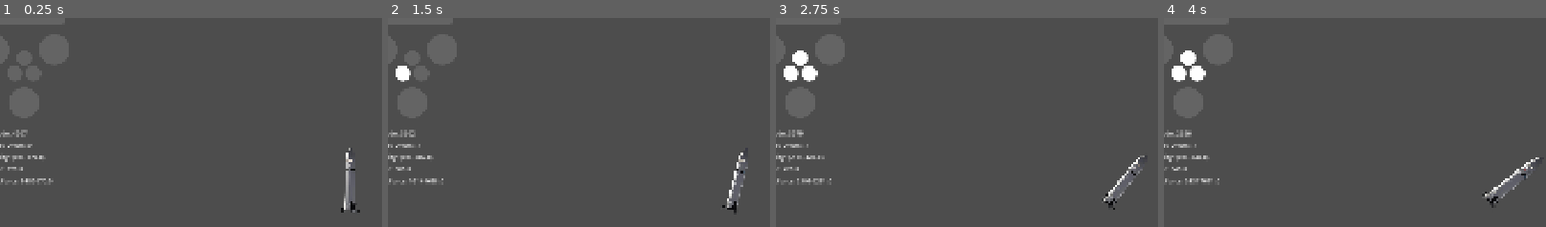
Above: before the commit, frames 1-4 (left to right).
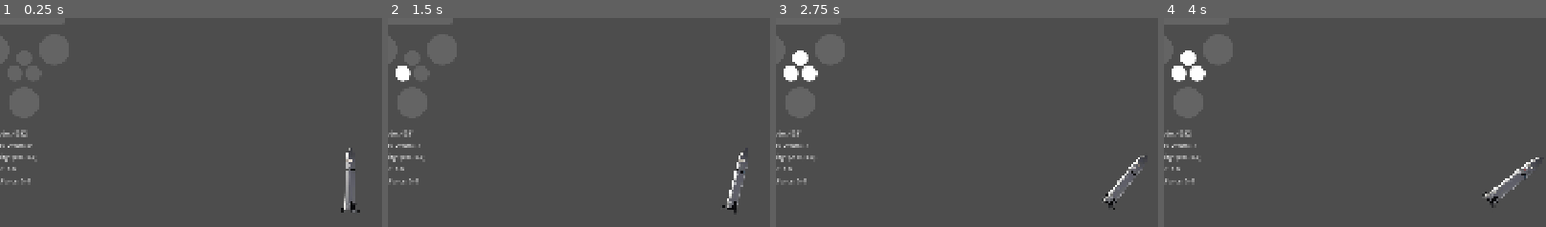
Above: after the commit, the same moments.

Repository: cyb3rgeorge/subnorminal
Game: Godot game, scene res://physics.tscn
Same seed, same stepped clock (60 frames per second), same inputs: the game is played once before the commit and once after it. The engine's default icon, where the game draws it, is replaced by a stand-in: a white triangle on a blue panel in a dark square.
Inputs (mouse positions are % of the whole screen's width and height, from its top left):
- Up to frame 1 (0.25 s): no input
- Up to frame 2 (1.5 s): tap Enter at 0.5 s; move the mouse to (72, 44) at 0.52 s; hold Right (rotateRight) 0.53-1.25 s; hold 1 (1Engine) 0.53-1.25 s; click (72, 44) at 0.67 s; drag from (30, 54) to (45, 69) at 1.27 s
- Up to frame 3 (2.75 s): move the mouse to (60, 26) at 2.02 s; hold Right (rotateRight) from 2.03 s (still down); hold 3 (3Engines) from 2.03 s (still down)
- Up to frame 4 (4 s): release Right (rotateRight) at 2.75 s; release 3 (3Engines) at 2.75 s; drag from (45, 69) to (20, 33) at 2.77 s; move the mouse to (80, 64) at 3.52 s; hold Left (rotateLeft) from 3.53 s (still down); hold = (zoomIn) from 3.53 s (still down)
The pictures show only the part of the screen within x 4-54%, y 10-60%; the shares and areas given below are measured in that part.

The runs differ from the first frame. In frame 1, 0.2% of the frame differs, in the area x 2-14%, y 54-80%; in frame 2, 0.3%; in frame 3, 0.3%, in the area x 2-15%, y 53-80%; in frame 4, 0.3%.

Commit message:
Failure Modes
This reverts commit b6282269585f2f97416f9180171846c12a55f57d.

Diff:
--- /dev/null
+++ b/failure.tscn
@@ -0,0 +1,3 @@
+[gd_scene format=3 uid="uid://b7aol8r6p7oef"]
+
+[node name="failure" type="Node2D" unique_id=1469942541]
--- a/physics.tscn
+++ b/physics.tscn
@@ -52,6 +52,7 @@
 [node name="Starship" type="RigidBody2D" parent="." unique_id=1724685367]
 position = Vector2(960, -3068)
 rotation = 1.176179
+gravity_scale = 0.0
 inertia = 1000.0
 can_sleep = false
 freeze_mode = 1
@@ -187,5 +188,9 @@
 [node name="EndTimer" type="Timer" parent="." unique_id=86791372]
 wait_time = 2.0
 
+[node name="FailureStartTimer" type="Timer" parent="." unique_id=1928394822]
+
+[node name="FailureTimer" type="Timer" parent="." unique_id=2068234445]
+
 [connection signal="body_entered" from="Land" to="Starship" method="_on_area_2d_body_entered"]
 [connection signal="timeout" from="EndTimer" to="Starship" method="_on_end_timer_timeout"]
--- a/starship.gd
+++ b/starship.gd
@@ -23,11 +23,65 @@
 var thrust = Vector2.ZERO
 var rotationalDirection = 0
 
-# Telemetry (Velocity and Speed)
+# Telemetry (Velocity and Speed) & Failure Modes
 var previous_position: Vector2
+
+var rng = RandomNumberGenerator.new()
+
 func _ready() -> void:
 	mass = dryMass
 	previous_position = global_position
+
+	$"../FailureStartTimer".start()
+
+func _on_failure_start_timer_timeout() -> void:
+	$"../FailureTimer".start()
+
+func _on_failure_timer_timeout() -> void:
+	var failureNumber = rng.randf_range(0.0, 42.0)
+	print(failureNumber)
+	if Global.failures < 3:
+		if failureNumber > 21.0:
+			Global.failures = Global.failures + 1
+			get_tree().change_scene_to_file("res://failure.tscn")
+		else:
+			$"../FailureTimer".start()
+	if Global.failures > 3 and Global.failures < 5:
+		if failureNumber > 24.0:
+			Global.failures = Global.failures + 1
+			get_tree().change_scene_to_file("res://failure.tscn")
+		else:
+			$"../FailureTimer".start()
+	if Global.failures > 5 and Global.failures < 8:
+		if failureNumber > 27.0:
+			Global.failures = Global.failures + 1
+			get_tree().change_scene_to_file("res://failure.tscn")
+		else:
+			$"../FailureTimer".start()
+	if Global.failures > 8 and Global.failures < 11:
+		if failureNumber > 30.0:
+			Global.failures = Global.failures + 1
+			get_tree().change_scene_to_file("res://failure.tscn")
+		else:
+			$"../FailureTimer".start()
+	if Global.failures > 11 and Global.failures < 13:
+		if failureNumber > 33.0:
+			Global.failures = Global.failures + 1
+			get_tree().change_scene_to_file("res://failure.tscn")
+		else:
+			$"../FailureTimer".start()
+	if Global.failures > 13 and Global.failures < 16:
+		if failureNumber > 36.0:
+			Global.failures = Global.failures + 1
+			get_tree().change_scene_to_file("res://failure.tscn")
+		else:
+			$"../FailureTimer".start()
+	if Global.failures > 16 and Global.failures < 20:
+		if failureNumber > 39.0:
+			Global.failures = Global.failures + 1
+			get_tree().change_scene_to_file("res://failure.tscn")
+		else:
+			$"../FailureTimer".start()
 
 func get_input():
 	thrust = Vector2.ZERO
@@ -83,6 +137,7 @@
 	var dragDirection = -sign(linear_velocity.y)
 	apply_central_force(Vector2(0, dragForce * dragDirection))
 
+
 	$"../Telemetry/Control/Altimeter".text = "Altitude: " + str(-altitude + altitudeCorrection)
 	$"../Telemetry/Control/TargetOffset".text = "Target Offset: " + str(targetOffset - targetOffsetCorrection)
 	$"../Telemetry/Control/Velocity".text = "Velocity: " + str(velocity)
